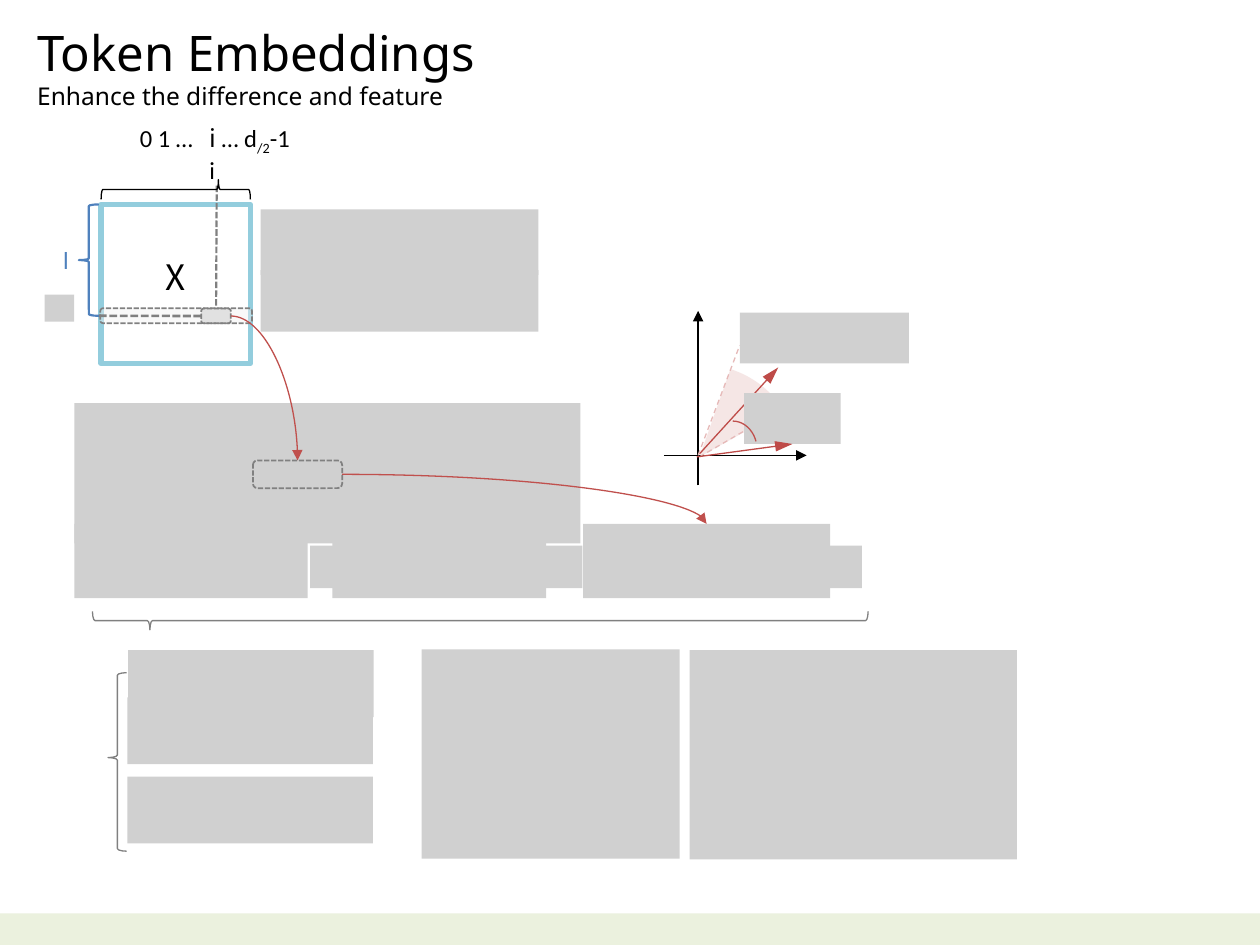
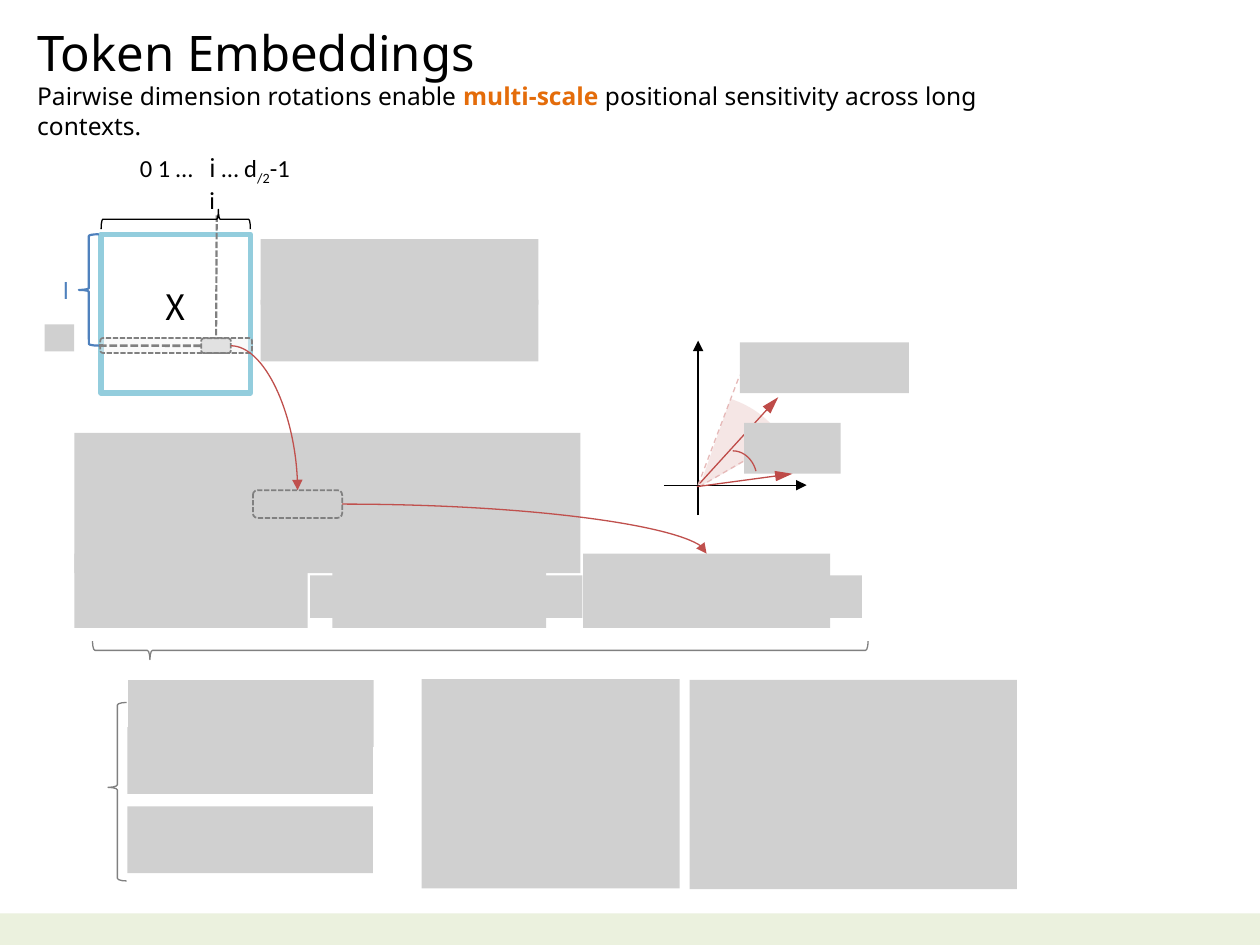
Before and after one commit to navibator/crazy-ai, a slide deck: slide 11 of ai.pptx. Drawn at 1260x945 pixels with LibreOffice and Linux fonts; fonts in the diff are those of the drawing; grey boxes stand for pictures; background and template pictures are left out. Boxes give left, top, right and bottom in pixels: in the first picture for what was removed or moved away, otherwise in the second. Text is boxed around its words. In the diff, an @@ line names an element or a change of style, - is before the commit and + after.

```diff
--- a/ai.pptx
+++ b/ai.pptx
@@ text at bbox=[37, 82, 976, 111]: text changed @@
-Enhance the difference and feature
+Pairwise dimension rotations enable multi-scale positional sensitivity across long contexts.
@@ picture removed at bbox=[44, 295, 74, 321] @@
@@ picture added at bbox=[44, 324, 74, 350] @@
@@ 16 pictures, 4 lines, 4 left braces, 4 arrows, 3 texts, 2 rounded rectangles, 2 curved arrows, 1 rectangle, 1 pie slice (boxed as its full ellipse), 1 arc (boxed as its full ellipse): place and size @@
-16 pictures, 4 lines, 4 left braces, 4 arrows, 3 texts, 2 rounded rectangles, 2 curved arrows, 1 rectangle, 1 pie slice (boxed as its full ellipse), 1 arc (boxed as its full ellipse) at bbox=[63, 128, 1017, 859]
+16 pictures, 4 lines, 4 left braces, 4 arrows, 3 texts, 2 rounded rectangles, 2 curved arrows, 1 rectangle, 1 pie slice (boxed as its full ellipse), 1 arc (boxed as its full ellipse) at bbox=[63, 158, 1017, 890]
@@ picture removed at bbox=[253, 460, 343, 488] @@
@@ picture added at bbox=[253, 490, 343, 518] @@
```
Also in this commit, not shown: 5 other slides changed.
